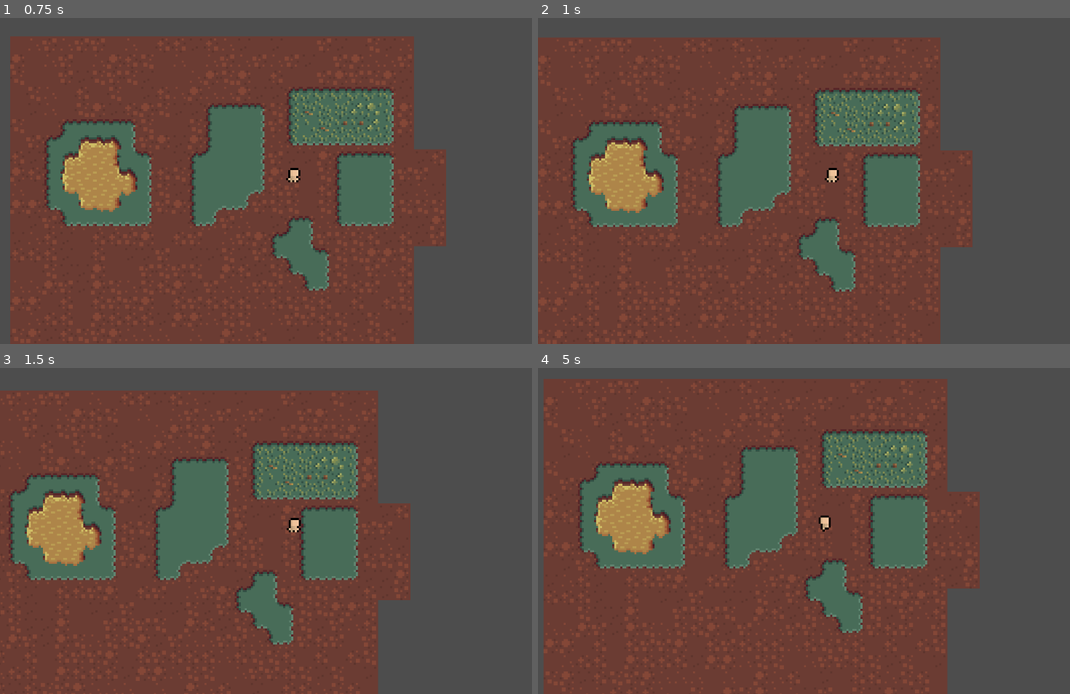
Above: before the commit, frames 1-4 (two rows, left to right).
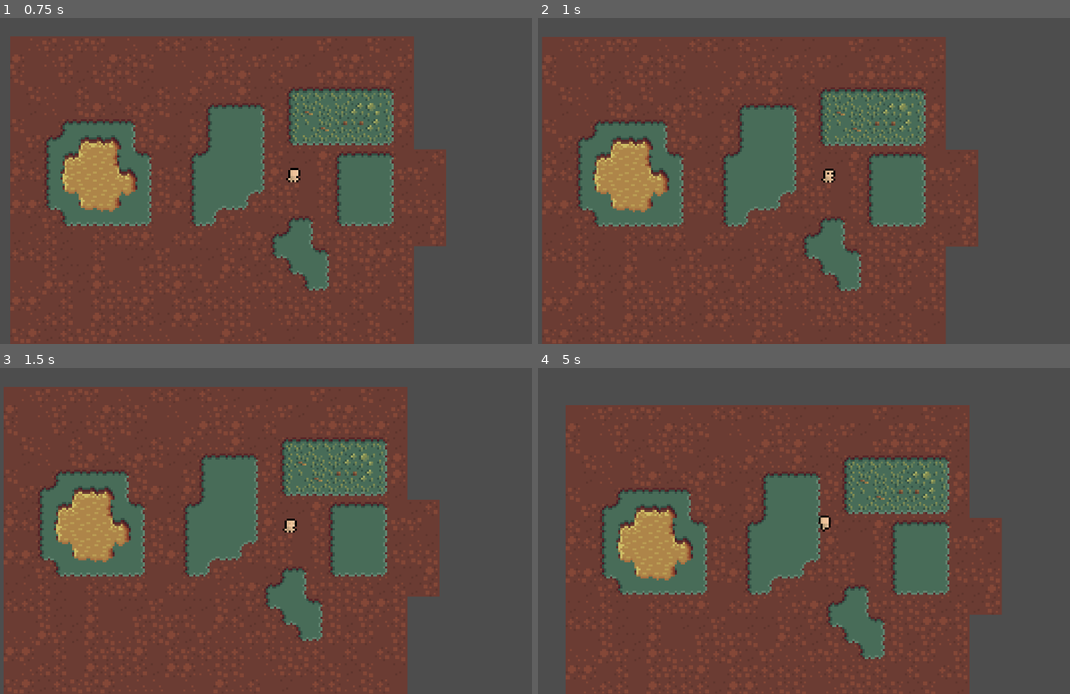
Above: after the commit, the same moments.

Repository: elegios/cautious-memory
Game: Godot game, scene res://Scenes/Test.tscn
The game is run twice, just before and just after one commit, with the same random seed, the same clock (stepped at 60 frames per second) and the same inputs.
Inputs (mouse positions are in pixels of both pictures, inside the frame that each line leads up to):
- Up to frame 1 (0.75 s): tap Enter at 0.5 s; move the mouse to (420, 164) at 0.52 s; hold Right mouse button (Move) from 0.53 s (still down)
- Up to frame 2 (1 s): keep holding Right mouse button (Move); tap S (Action 2, bound only after the commit) at 0.8 s
- Up to frame 3 (1.5 s): move the mouse to (175, 547) at 1.27 s; release Right mouse button (Move) at 1.28 s; tap S (Action 2, bound only after the commit) at 1.35 s
- Up to frame 4 (5 s): right-click (713, 547) at 1.55 s; move the mouse to (889, 459) at 2.02 s; hold A (Action 1) 2.03-2.78 s; tap S (Action 2, bound only after the commit) at 2.3 s; move the mouse to (798, 596) at 2.77 s; right-click (798, 596) at 2.85 s; move the mouse to (1000, 579) at 3.52 s; hold S (Action 2, bound only after the commit) 3.53-4.28 s; move the mouse to (655, 482) at 4.27 s; right-click (655, 482) at 4.35 s

Frame 1 is identical in both runs. In frame 2, 16% of the frame differs, in the area x 0-83%, y 5-100%; in frame 3, 32%; in frame 4, 40%, in the area x 1-88%, y 3-100%.

Commit message:
Throw sword, no return

Diff:
--- a/Code/AbilityComponents/Core/AbilityRoot.gd
+++ b/Code/AbilityComponents/Core/AbilityRoot.gd
@@ -19,13 +19,26 @@
 	child.setup(runner, blackboard)
 
 func try_soft_interrupt() -> bool:
-	return AbilityNode.AInterruptResult.Interrupted == child.interrupt(AbilityNode.AInterruptKind.Soft)
+	if done:
+		return true
+	done = AbilityNode.AInterruptResult.Interrupted == child.interrupt(AbilityNode.AInterruptKind.Soft)
+	if done:
+		ability_done.emit(self)
+	return done
 
 func try_counter_interrupt() -> bool:
-	return AbilityNode.AInterruptResult.Interrupted == child.interrupt(AbilityNode.AInterruptKind.Counter)
+	if done:
+		return true
+	done = AbilityNode.AInterruptResult.Interrupted == child.interrupt(AbilityNode.AInterruptKind.Counter)
+	if done:
+		ability_done.emit(self)
+	return done
 
 func hard_interrupt() -> void:
+	if done:
+		return
 	var _ignore := child.interrupt(AbilityNode.AInterruptKind.Hard)
+	ability_done.emit(self)
 
 func _physics_process(delta: float) -> void:
 	if multiplayer.is_server():
--- a/Code/AbilityComponents/Core/AbilityRunner.gd
+++ b/Code/AbilityComponents/Core/AbilityRunner.gd
@@ -36,8 +36,7 @@
 func _ready() -> void:
 	var _connected := despawned.connect(_ability_despawned)
 	spawn_function = _spawn_ability
-	if auto_run:
-		var _success := try_run_ability(0)
+	maybe_autorun.call_deferred()
 	unit_spawner = get_tree().get_first_node_in_group(&"spawners")
 	if not unit_spawner:
 		push_warning("No spawner found, abilities cannot spawn things")
@@ -60,8 +59,9 @@
 
 func try_run_custom_ability(config: Dictionary) -> bool:
 	var is_main: bool = config.get(&"is_main", true)
-	if main_ability and not main_ability.done and is_main and not main_ability.try_counter_interrupt():
-		return false
+	if main_ability and not main_ability.done and is_main:
+		if not main_ability.try_counter_interrupt():
+			return false
 
 	var _ignore := spawn(config)
 	return true
@@ -95,6 +95,11 @@
 		abi.queue_free()
 	if abi == main_ability:
 		main_ability = null
+	maybe_autorun.call_deferred()
+
+func maybe_autorun() -> void:
+	if not main_ability and auto_run:
+		var _success := try_run_ability(0)
 
 ## NOTE(vipa, 2024-08-23): Called on clients (not the server) when an
 ## ability has been despawned, i.e., when the server thinks it's
--- /dev/null
+++ b/Code/AbilityComponents/FacePoint.gd
@@ -0,0 +1,23 @@
+class_name FacePoint extends AbilityNode
+
+@export var continuous: bool = false
+
+@export var point: DataSource
+
+func setup(a: AbilityRunner, b: Dictionary) -> void:
+	point = point.setup(a, b)
+	super(a, b)
+
+func save_state(buffer: Array) -> void:
+	point.save_state(buffer)
+
+func load_state(buffer: Array, idx: int) -> int:
+	return point.load_state(buffer, idx)
+
+func pre_first_process() -> void:
+	point.pre_first_data()
+
+func physics_process_ability(delta: float) -> ARunResult:
+	var v_point: Vector2 = point.get_data(delta)
+	runner.character.rotation = runner.character.position.angle_to_point(v_point)
+	return ARunResult.Wait if continuous else ARunResult.Done
--- a/Code/AbilityComponents/SpawnUnit.gd
+++ b/Code/AbilityComponents/SpawnUnit.gd
@@ -9,6 +9,8 @@
 ## The unit (or missile) to spawn
 @export var unit: PackedScene
 
+@export var point: DataSource
+
 @export_group("Blackboard Output")
 
 ## Optional. Save the created unit to this blackboard property.
@@ -16,10 +18,26 @@
 
 var spawned_path: NodePath
 
+func setup(a: AbilityRunner, b: Dictionary) -> void:
+	point = point.setup(a, b)
+	super(a, b)
+
+func save_state(buffer: Array) -> void:
+	point.save_state(buffer)
+	super(buffer)
+
+func load_state(buffer: Array, idx: int) -> int:
+	idx = point.load_state(buffer, idx)
+	return super(buffer, idx)
+
 func pre_first_process() -> void:
+	point.pre_first_data()
 	if multiplayer.is_server():
-		var spawned := runner.unit_spawner.spawn_unit(unit)
-		rpc_notify_spawned.rpc(spawned)
+		var spawn_point: Vector2 = point.get_data(0.0)
+		var spawned := runner.unit_spawner.spawn_unit(unit, spawn_point)
+		var path := spawned.get_path()
+		rpc_notify_spawned.rpc(path)
+		blackboard[unit_property] = path
 	else:
 		spawned_path = ^""
 
--- a/Code/Components/PlayerInput.gd
+++ b/Code/Components/PlayerInput.gd
@@ -18,6 +18,9 @@
 
 	if event.is_action_pressed("Action 1"):
 		rpc_action.rpc_id(1, 0, mouse_position)
+
+	if event.is_action_pressed("Action 2"):
+		rpc_action.rpc_id(1, 1, mouse_position)
 
 	if event.is_action_pressed("Move"):
 		rpc_move_command.rpc(mouse_position)
--- a/Code/UnitSpawner.gd
+++ b/Code/UnitSpawner.gd
@@ -3,13 +3,21 @@
 func _ready() -> void:
 	spawn_function = do_spawn
 
-func spawn_unit(scene: PackedScene) -> Node:
+func spawn_unit(scene: PackedScene, point: Vector2) -> Node:
 	if not multiplayer.is_server():
 		push_error("Called spawn_unit on non-server")
 		return null
 
-	return spawn(scene.resource_path)
+	var config := {
+		&"path": scene.resource_path,
+		&"point": point,
+	}
+	return spawn(config)
 
-func do_spawn(path: String) -> Node:
+func do_spawn(config: Dictionary) -> Node:
+	var path: String = config[&"path"]
+	var point: Vector2 = config[&"point"]
 	var scene: PackedScene = ResourceLoader.load(path)
-	return scene.instantiate()
+	var node: Node2D = scene.instantiate()
+	node.position = point
+	return node
--- a/Scenes/KickOff.tscn
+++ b/PCs/SwordDancer/AKickOff.tscn
@@ -25,6 +25,7 @@
 what = 0
 
 [sub_resource type="Resource" id="Resource_36er5"]
+resource_local_to_scene = true
 script = ExtResource("3_hr3vg")
 expression = "(x - y).normalized()"
 x = SubResource("Resource_svlls")
@@ -36,10 +37,12 @@
 allow_absent = false
 
 [sub_resource type="Resource" id="Resource_aycgm"]
+resource_local_to_scene = true
 script = ExtResource("3_hr3vg")
 expression = "96*4"
 
 [sub_resource type="Resource" id="Resource_3xhjt"]
+resource_local_to_scene = true
 script = ExtResource("3_hr3vg")
 expression = "0.3"
 
@@ -54,6 +57,7 @@
 allow_absent = false
 
 [sub_resource type="Resource" id="Resource_h3ds0"]
+resource_local_to_scene = true
 script = ExtResource("3_hr3vg")
 expression = "96*4"
 
@@ -63,6 +67,7 @@
 allow_absent = false
 
 [sub_resource type="Resource" id="Resource_x3ihw"]
+resource_local_to_scene = true
 script = ExtResource("3_hr3vg")
 expression = "0.3"
 
@@ -72,6 +77,7 @@
 allow_absent = false
 
 [sub_resource type="Resource" id="Resource_l48mo"]
+resource_local_to_scene = true
 script = ExtResource("3_hr3vg")
 expression = "x.position"
 x = SubResource("Resource_h0sap")
@@ -85,6 +91,7 @@
 what = 0
 
 [sub_resource type="Resource" id="Resource_7po6w"]
+resource_local_to_scene = true
 script = ExtResource("3_hr3vg")
 expression = "(x - y).normalized()"
 x = SubResource("Resource_fygb1")
--- /dev/null
+++ b/PCs/SwordDancer/ASwordToPoint.tscn
@@ -0,0 +1,90 @@
+[gd_scene load_steps=20 format=3 uid="uid://b1bdaxje0qmm8"]
+
+[ext_resource type="Script" path="res://Code/AbilityComponents/Core/AbilitySeq.gd" id="1_6e6wh"]
+[ext_resource type="Script" path="res://Code/AbilityComponents/FacePoint.gd" id="2_b8yu8"]
+[ext_resource type="Script" path="res://Code/AbilityComponents/WriteToBlackboard.gd" id="2_yndcs"]
+[ext_resource type="Script" path="res://Code/AbilityComponents/DataSources/ExpressionSource.gd" id="3_n2wc2"]
+[ext_resource type="Script" path="res://Code/AbilityComponents/DataSources/BlackboardSource.gd" id="4_a82k1"]
+[ext_resource type="Script" path="res://Code/AbilityComponents/DataSources/CharacterSource.gd" id="5_wea80"]
+[ext_resource type="Script" path="res://Code/AbilityComponents/SeqLike/Conditional.gd" id="6_xj7wq"]
+[ext_resource type="Script" path="res://Code/AbilityComponents/MoveCharacter.gd" id="7_ylswt"]
+[ext_resource type="Script" path="res://Code/AbilityComponents/ShapeCast.gd" id="9_5566f"]
+
+[sub_resource type="Resource" id="Resource_g1xhx"]
+script = ExtResource("4_a82k1")
+property = &"target_point"
+allow_absent = false
+
+[sub_resource type="Resource" id="Resource_5chkj"]
+script = ExtResource("4_a82k1")
+property = &"target_point"
+allow_absent = false
+
+[sub_resource type="Resource" id="Resource_5ihoh"]
+script = ExtResource("5_wea80")
+what = 0
+
+[sub_resource type="Resource" id="Resource_4o1ae"]
+resource_local_to_scene = true
+script = ExtResource("3_n2wc2")
+expression = "(x-y).normalized()"
+x = SubResource("Resource_5chkj")
+y = SubResource("Resource_5ihoh")
+
+[sub_resource type="Resource" id="Resource_lefne"]
+script = ExtResource("5_wea80")
+what = 0
+
+[sub_resource type="Resource" id="Resource_3kjgr"]
+script = ExtResource("4_a82k1")
+property = &"target_point"
+allow_absent = false
+
+[sub_resource type="Resource" id="Resource_0q6cx"]
+resource_local_to_scene = true
+script = ExtResource("3_n2wc2")
+expression = "x.distance_squared_to(y) >= 10"
+x = SubResource("Resource_lefne")
+y = SubResource("Resource_3kjgr")
+
+[sub_resource type="Resource" id="Resource_i2mgi"]
+script = ExtResource("4_a82k1")
+property = &"direction"
+allow_absent = false
+
+[sub_resource type="Resource" id="Resource_74gy8"]
+resource_local_to_scene = true
+script = ExtResource("3_n2wc2")
+expression = "96*4"
+
+[sub_resource type="RectangleShape2D" id="RectangleShape2D_4lnmg"]
+size = Vector2(20, 10)
+
+[node name="ASwordToPoint" type="Node"]
+script = ExtResource("1_6e6wh")
+
+[node name="FacePoint" type="Node" parent="."]
+script = ExtResource("2_b8yu8")
+point = SubResource("Resource_g1xhx")
+
+[node name="direction" type="Node" parent="."]
+script = ExtResource("2_yndcs")
+property = &"direction"
+source = SubResource("Resource_4o1ae")
+
+[node name="Conditional" type="Node" parent="."]
+script = ExtResource("6_xj7wq")
+continuous = true
+condition = SubResource("Resource_0q6cx")
+
+[node name="MoveCharacter" type="Node" parent="Conditional"]
+script = ExtResource("7_ylswt")
+direction = SubResource("Resource_i2mgi")
+factor = SubResource("Resource_74gy8")
+
+[node name="ShapeCast" type="Node" parent="Conditional"]
+script = ExtResource("9_5566f")
+collision_mask = 2
+shape = SubResource("RectangleShape2D_4lnmg")
+continuous = true
+collider = &"hit_unit"
--- /dev/null
+++ b/PCs/SwordDancer/AThrowSword.tscn
@@ -0,0 +1,56 @@
+[gd_scene load_steps=16 format=3 uid="uid://60nh8fm0my6x"]
+
+[ext_resource type="Script" path="res://Code/AbilityComponents/Core/AbilitySeq.gd" id="1_tj6t0"]
+[ext_resource type="Script" path="res://Code/AbilityComponents/WriteToBlackboard.gd" id="2_0renx"]
+[ext_resource type="Script" path="res://Code/AbilityComponents/DataSources/ExpressionSource.gd" id="3_mfljy"]
+[ext_resource type="Script" path="res://Code/AbilityComponents/DataSources/InputSource.gd" id="4_1qfnd"]
+[ext_resource type="Script" path="res://Code/AbilityComponents/DataSources/CharacterSource.gd" id="5_k4tsd"]
+[ext_resource type="Script" path="res://Code/AbilityComponents/SpawnUnit.gd" id="6_sx7rt"]
+[ext_resource type="PackedScene" uid="uid://bh2crvskwyow3" path="res://PCs/SwordDancer/MSword.tscn" id="7_65jjh"]
+[ext_resource type="Script" path="res://Code/AbilityComponents/RunAbility.gd" id="8_deuor"]
+[ext_resource type="PackedScene" uid="uid://b1bdaxje0qmm8" path="res://PCs/SwordDancer/ASwordToPoint.tscn" id="9_07u7n"]
+[ext_resource type="Script" path="res://Code/AbilityComponents/DataSources/BlackboardSource.gd" id="9_oyqgf"]
+
+[sub_resource type="Resource" id="Resource_0pslt"]
+script = ExtResource("4_1qfnd")
+what = 0
+
+[sub_resource type="Resource" id="Resource_1gunn"]
+script = ExtResource("5_k4tsd")
+what = 0
+
+[sub_resource type="Resource" id="Resource_aagyg"]
+resource_local_to_scene = true
+script = ExtResource("3_mfljy")
+expression = "y + (x-y).limit_length(140)"
+x = SubResource("Resource_0pslt")
+y = SubResource("Resource_1gunn")
+
+[sub_resource type="Resource" id="Resource_lykny"]
+script = ExtResource("5_k4tsd")
+what = 0
+
+[sub_resource type="Resource" id="Resource_nsnyv"]
+script = ExtResource("9_oyqgf")
+property = &"sword"
+allow_absent = false
+
+[node name="ThrowSword" type="Node"]
+script = ExtResource("1_tj6t0")
+
+[node name="WriteToBlackboard" type="Node" parent="."]
+script = ExtResource("2_0renx")
+property = &"target_point"
+source = SubResource("Resource_aagyg")
+
+[node name="SpawnUnit" type="Node" parent="."]
+script = ExtResource("6_sx7rt")
+unit = ExtResource("7_65jjh")
+point = SubResource("Resource_lykny")
+unit_property = &"sword"
+
+[node name="RunAbility" type="Node" parent="."]
+script = ExtResource("8_deuor")
+ability = ExtResource("9_07u7n")
+target = SubResource("Resource_nsnyv")
+copy_blackboard = true
--- /dev/null
+++ b/PCs/SwordDancer/AThrownSwordAOE.tscn
@@ -0,0 +1,41 @@
+[gd_scene load_steps=9 format=3 uid="uid://ctauqs2eq1gsr"]
+
+[ext_resource type="Script" path="res://Code/AbilityComponents/Core/AbilitySeq.gd" id="1_vy2gx"]
+[ext_resource type="Script" path="res://Code/AbilityComponents/Core/AbilityParAny.gd" id="2_5mps5"]
+[ext_resource type="Script" path="res://Code/AbilityComponents/ShapeCast.gd" id="3_s6sce"]
+[ext_resource type="Script" path="res://Code/AbilityComponents/AbilityTimer.gd" id="4_21ksq"]
+[ext_resource type="Script" path="res://Code/AbilityComponents/DataSources/ExpressionSource.gd" id="5_h7us2"]
+
+[sub_resource type="CircleShape2D" id="CircleShape2D_w5hby"]
+radius = 20.0
+
+[sub_resource type="Resource" id="Resource_4b52q"]
+resource_local_to_scene = true
+script = ExtResource("5_h7us2")
+expression = "0.1"
+
+[sub_resource type="Resource" id="Resource_j0807"]
+resource_local_to_scene = true
+script = ExtResource("5_h7us2")
+expression = "1.5"
+
+[node name="ThrownSwordAoe" type="Node"]
+script = ExtResource("1_vy2gx")
+
+[node name="AbilityParAny" type="Node" parent="."]
+script = ExtResource("2_5mps5")
+
+[node name="ShapeCast" type="Node" parent="AbilityParAny"]
+script = ExtResource("3_s6sce")
+collision_mask = 2
+shape = SubResource("CircleShape2D_w5hby")
+continuous = true
+collider = &"hit_unit"
+
+[node name="AbilityTimer" type="Node" parent="AbilityParAny"]
+script = ExtResource("4_21ksq")
+duration = SubResource("Resource_4b52q")
+
+[node name="AbilityTimer" type="Node" parent="."]
+script = ExtResource("4_21ksq")
+duration = SubResource("Resource_j0807")
--- /dev/null
+++ b/PCs/SwordDancer/MSword.tscn
@@ -0,0 +1,40 @@
+[gd_scene load_steps=6 format=3 uid="uid://bh2crvskwyow3"]
+
+[ext_resource type="Script" path="res://Code/AbilityComponents/Core/AbilityRunner.gd" id="1_452ko"]
+[ext_resource type="PackedScene" uid="uid://ctauqs2eq1gsr" path="res://PCs/SwordDancer/AThrownSwordAOE.tscn" id="2_gj2gb"]
+
+[sub_resource type="RectangleShape2D" id="RectangleShape2D_fnsim"]
+size = Vector2(20, 5)
+
+[sub_resource type="CircleShape2D" id="CircleShape2D_x3pdr"]
+radius = 1.0
+
+[sub_resource type="SceneReplicationConfig" id="SceneReplicationConfig_jw0hl"]
+properties/0/path = NodePath(".:position")
+properties/0/spawn = true
+properties/0/replication_mode = 1
+properties/1/path = NodePath(".:rotation")
+properties/1/spawn = true
+properties/1/replication_mode = 1
+
+[node name="SwordMissile" type="CharacterBody2D"]
+collision_layer = 8
+collision_mask = 0
+
+[node name="AbilityRunner" type="MultiplayerSpawner" parent="." node_paths=PackedStringArray("character", "shape_cast")]
+spawn_path = NodePath(".")
+script = ExtResource("1_452ko")
+auto_run = true
+abilities = Array[PackedScene]([ExtResource("2_gj2gb")])
+character = NodePath("..")
+shape_cast = NodePath("../ShapeCast2D")
+
+[node name="CollisionShape2D" type="CollisionShape2D" parent="."]
+shape = SubResource("RectangleShape2D_fnsim")
+
+[node name="ShapeCast2D" type="ShapeCast2D" parent="."]
+shape = SubResource("CircleShape2D_x3pdr")
+target_position = Vector2(0, 0)
+
+[node name="MultiplayerSynchronizer" type="MultiplayerSynchronizer" parent="."]
+replication_config = SubResource("SceneReplicationConfig_jw0hl")
--- a/Scenes/GenericKnockback.tscn
+++ b/Scenes/GenericKnockback.tscn
@@ -27,12 +27,14 @@
 allow_absent = false
 
 [sub_resource type="Resource" id="Resource_t73wv"]
+resource_local_to_scene = true
 script = ExtResource("4_y214b")
 expression = "x*y"
 x = SubResource("Resource_pephf")
 y = SubResource("Resource_wcj6s")
 
 [sub_resource type="Resource" id="Resource_o45ba"]
+resource_local_to_scene = true
 script = ExtResource("4_y214b")
 expression = "0.3"
 
--- a/Scenes/player.tscn
+++ b/Scenes/player.tscn
@@ -1,10 +1,11 @@
-[gd_scene load_steps=8 format=3 uid="uid://gcgee3glc6vc"]
+[gd_scene load_steps=9 format=3 uid="uid://gcgee3glc6vc"]
 
 [ext_resource type="Script" path="res://Scenes/Player.gd" id="1_2bwdi"]
 [ext_resource type="SpriteFrames" uid="uid://lrukp3lrybk7" path="res://Assets/Human/human.tres" id="2_4r553"]
 [ext_resource type="Script" path="res://Code/Components/PlayerInput.gd" id="3_6juq4"]
-[ext_resource type="PackedScene" uid="uid://bpdq3av7p7qu4" path="res://Scenes/KickOff.tscn" id="3_ftytm"]
+[ext_resource type="PackedScene" uid="uid://bpdq3av7p7qu4" path="res://PCs/SwordDancer/AKickOff.tscn" id="3_ftytm"]
 [ext_resource type="Script" path="res://Code/AbilityComponents/Core/AbilityRunner.gd" id="4_aqo0i"]
+[ext_resource type="PackedScene" uid="uid://60nh8fm0my6x" path="res://PCs/SwordDancer/AThrowSword.tscn" id="6_7sdyg"]
 
 [sub_resource type="CircleShape2D" id="CircleShape2D_rf6ld"]
 radius = 14.0
@@ -61,7 +62,7 @@
 unique_name_in_owner = true
 spawn_path = NodePath(".")
 script = ExtResource("4_aqo0i")
-abilities = Array[PackedScene]([ExtResource("3_ftytm")])
+abilities = Array[PackedScene]([ExtResource("3_ftytm"), ExtResource("6_7sdyg")])
 character = NodePath("..")
 nav_agent = NodePath("../NavAgent")
 player_input = NodePath("../PlayerInput")
--- a/project.godot
+++ b/project.godot
@@ -43,6 +43,12 @@
 "events": [Object(InputEventKey,"resource_local_to_scene":false,"resource_name":"","device":-1,"window_id":0,"alt_press …(191 unchanged characters)…
 ]
 }
+"Action 2"={
+"deadzone": 0.5,
+"events": [Object(InputEventKey,"resource_local_to_scene":false,"resource_name":"","device":-1,"window_id":0,"alt_pressed":false,"shift_pressed":false,"ctrl_pressed":false,"meta_pressed":false,"pressed":false,"keycode":0,"physical_keycode":83,"key_label":0,"unicode":115,"location":0,"echo":false,"script":null)
+, Object(InputEventKey,"resource_local_to_scene":false,"resource_name":"","device":-1,"window_id":0,"alt_pressed":false,"shift_pressed":false,"ctrl_pressed":false,"meta_pressed":false,"pressed":false,"keycode":0,"physical_keycode":0,"key_label":79,"unicode":111,"location":0,"echo":false,"script":null)
+]
+}
 Move={
 "deadzone": 0.5,
 "events": [Object(InputEventMouseButton,"resource_local_to_scene":false,"resource_name":"","device":-1,"window_id":0,"a …(256 unchanged characters)…
